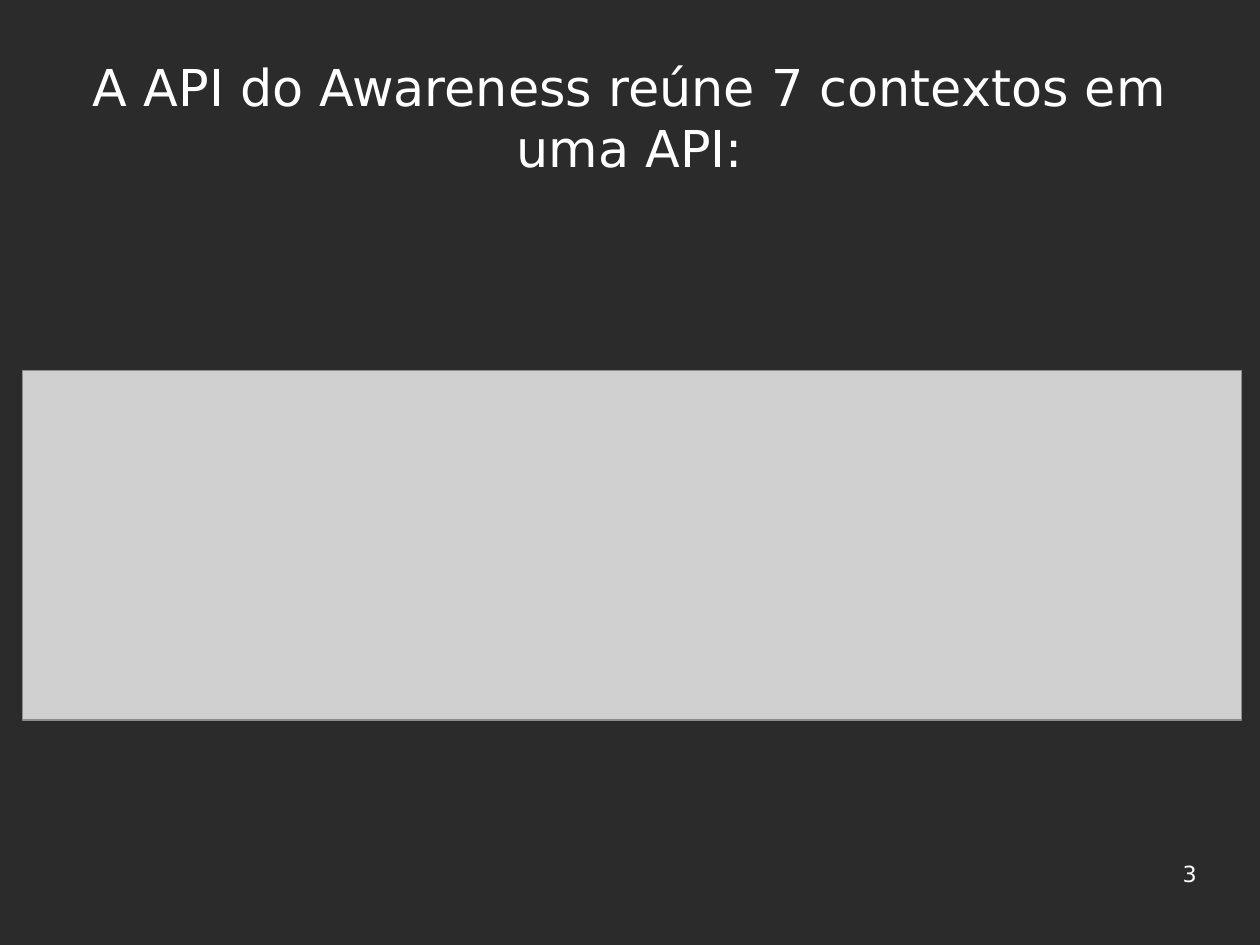
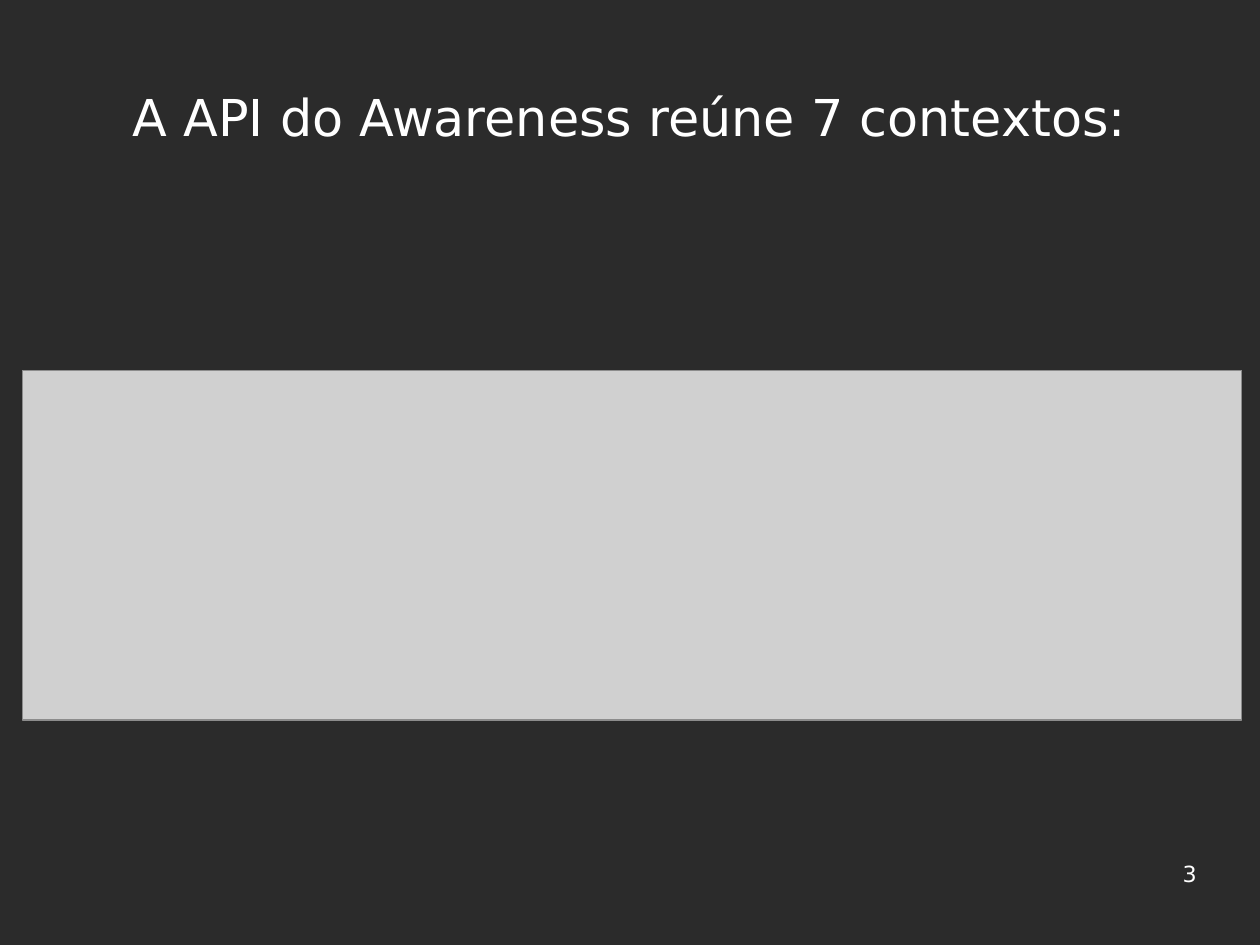
Before and after one commit to felipekian/seminario_FelipeDerkian_ISE_UFRR_2019, a slide deck: slide 3 of Seminário - ISE.odp. Drawn at 1260x945 pixels with LibreOffice and Linux fonts; fonts in the diff are those of the drawing; grey boxes stand for pictures; background and template pictures are left out; a plain dark background stands for a picture behind light text. Boxes give left, top, right and bottom in pixels: in the first picture for what was removed or moved away, otherwise in the second. Text is boxed around its words. In the diff, an @@ line names an element or a change of style, - is before the commit and + after.

```diff
--- a/Seminário - ISE.odp
+++ b/Seminário - ISE.odp
@@ title at (133,95,1126,137): text changed @@
-A API do Awareness reúne 7 contextos em uma API:
+A API do Awareness reúne 7 contextos:
```
Also in this commit, not shown: 6 other slides changed, 1 slide removed, 2 other files.
